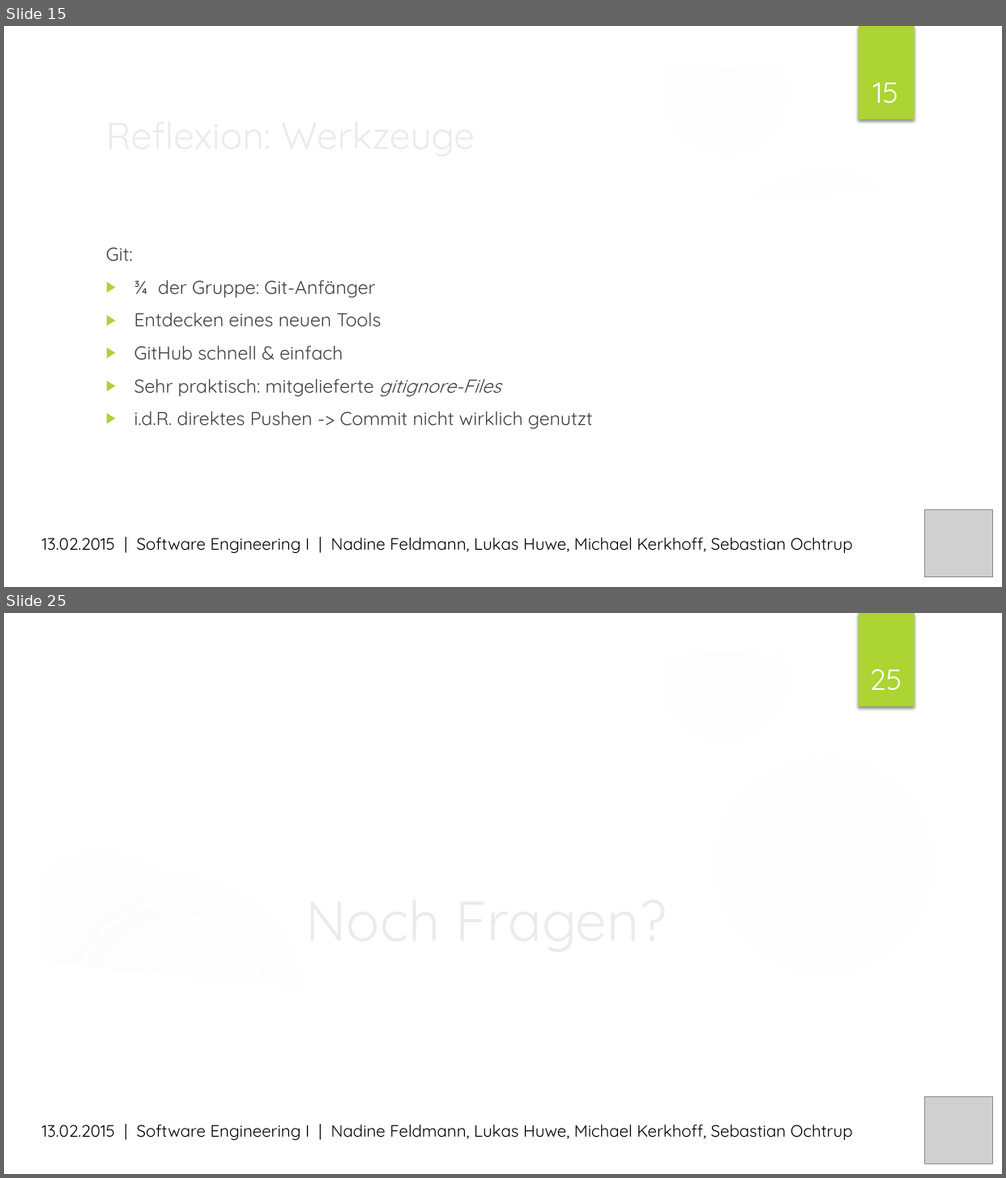
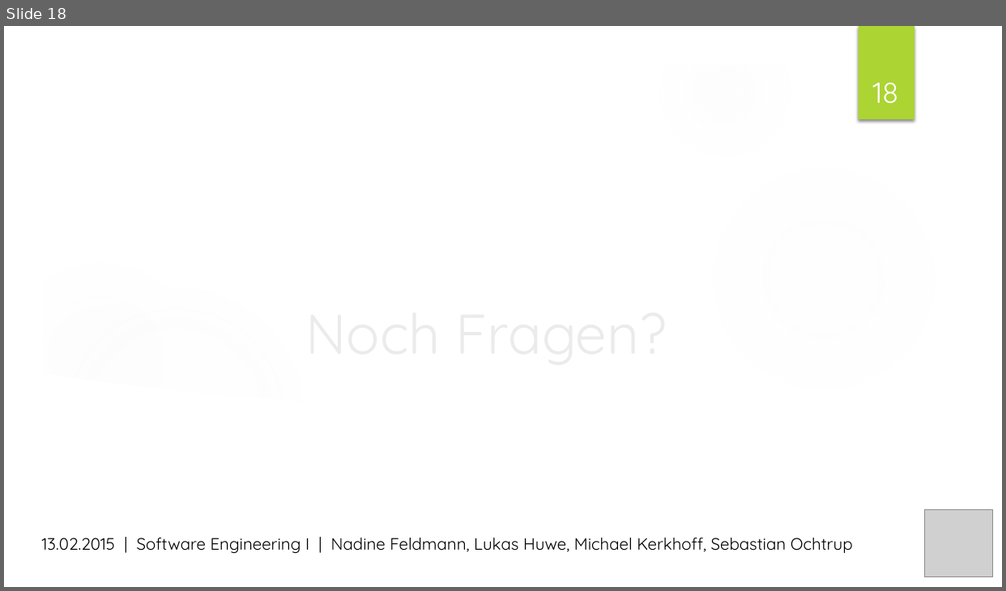
Before and after one commit to MrXXX92/pwsafe, a slide deck: Dokumentation/PWSafe Präsentation.pptx. Shown one above the other, each under a label of ours: slides 15 and 25 before the commit, slide 18 after it; the slides between them are not shown. The pictures are 1006x1178 and 1006x591 pixels, drawn with LibreOffice and Linux fonts; fonts in the diff are those of the drawing; grey boxes stand for pictures; background and template pictures are left out. Boxes give left, top, right and bottom in pixels: in the first picture for what was removed or moved away, otherwise in the second. Text is boxed around its words. In the diff, an @@ line names an element or a change of style, - is before the commit and + after.

```diff
--- a/Dokumentation/PWSafe Präsentation.pptx
+++ b/Dokumentation/PWSafe Präsentation.pptx
@@ slide 15 removed at box(4, 26, 1002, 587), background picture (left out); not listed: 7 template elements that a slide beside it also shows @@
@@ page number removed at box(873, 83, 899, 103) @@
-15
@@ title removed at box(98, 105, 816, 163) @@
-Reflexion: Werkzeuge
@@ freeform shape removed at box(698, 151, 971, 233) @@
@@ freeform shape removed at box(41, 179, 965, 550) @@
@@ text removed at box(106, 247, 593, 429) @@
-Git:
-▶ ¾ der Gruppe: Git-Anfänger
-▶ Entdecken eines neuen Tools
-▶ GitHub schnell & einfach
-▶ Sehr praktisch: mitgelieferte gitignore-Files
-▶ i.d.R. direktes Pushen -> Commit nicht wirklich genutzt
@@ picture removed at box(925, 510, 992, 577) @@
@@ text removed at box(42, 538, 853, 553) @@
-13.02.2015 | Software Engineering I | Nadine Feldmann, Lukas Huwe, Michael Kerkhoff, Sebastian Ochtrup
@@ what was slide 25 is now slide 18 @@
@@ page number at box(872, 83, 898, 104): text changed @@
-25
+18
```
Also in this commit, not shown: 13 slides changed, 6 other slides removed.
